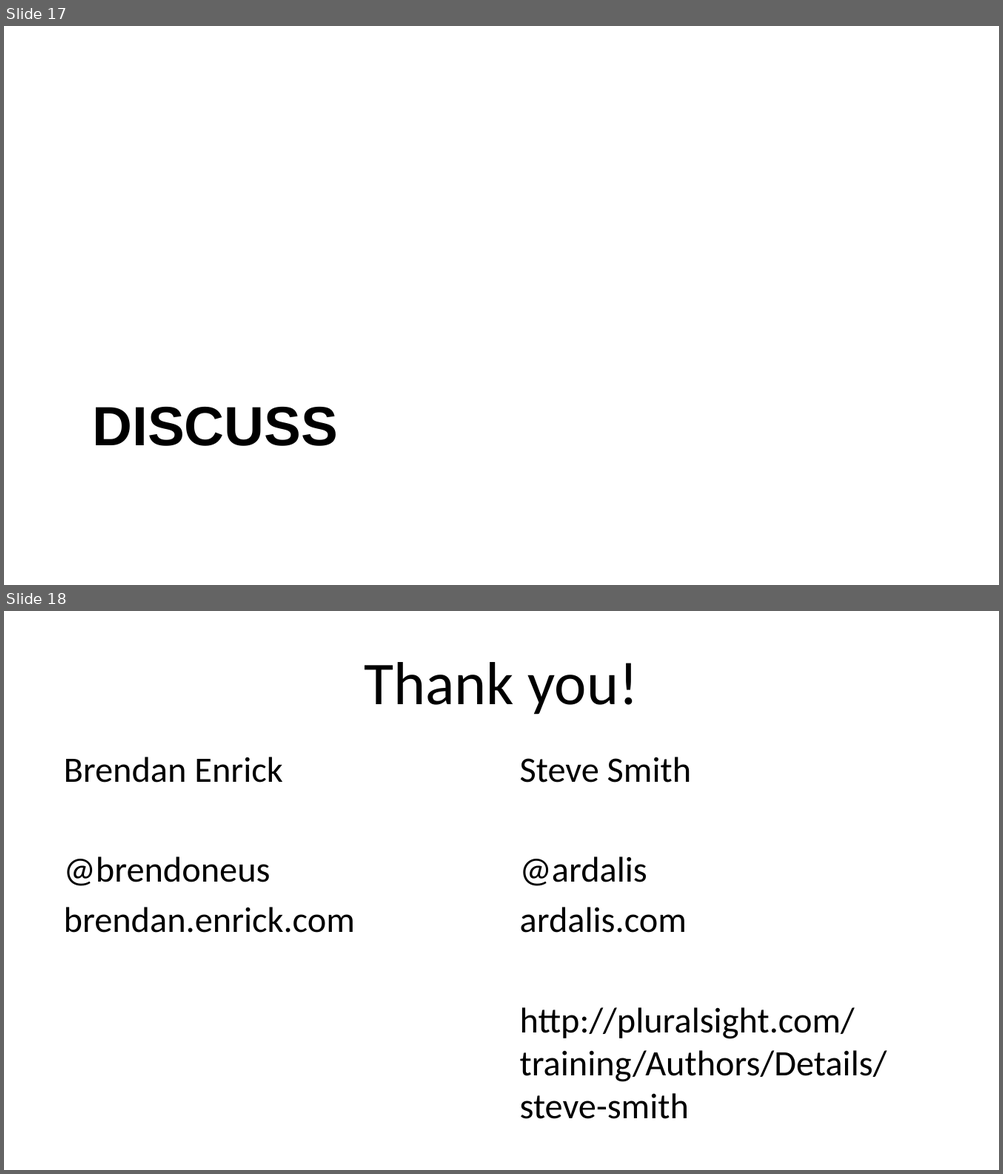
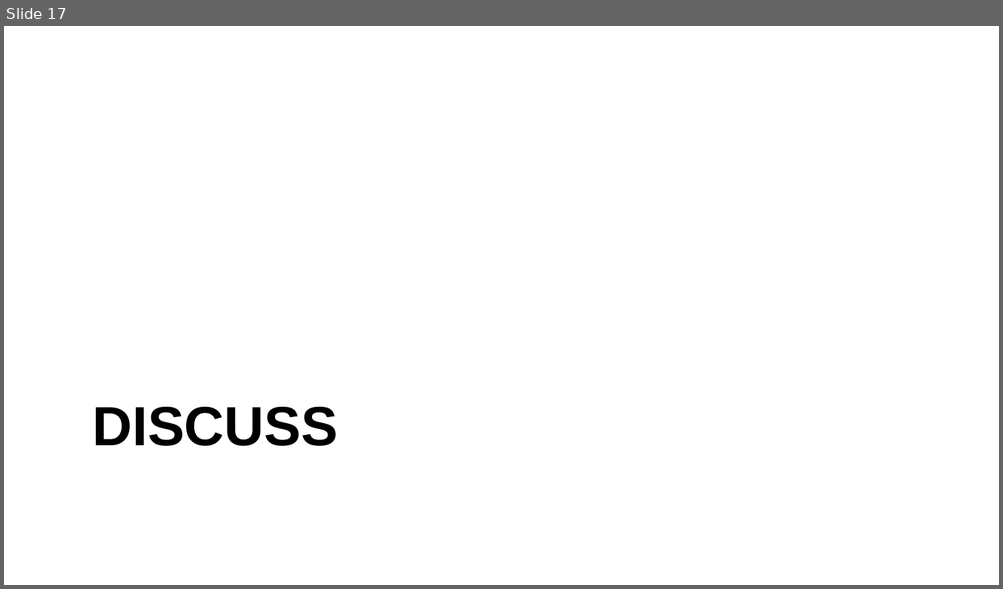
Before and after one commit to HudsonSC/CodeMash-2015-Precompiler-Workshop, a slide deck: 02-Principles.pptx. Shown one above the other, each under a label of ours: slides 17 and 18 before the commit, slide 17 after it. The pictures are 1003x1174 and 1003x589 pixels, drawn with LibreOffice and Linux fonts; fonts in the diff are those of the drawing; background and template pictures are left out. Boxes give left, top, right and bottom in pixels: in the first picture for what was removed or moved away, otherwise in the second. Text is boxed around its words. In the diff, an @@ line names an element or a change of style, - is before the commit and + after.

```diff
--- a/02-Principles.pptx
+++ b/02-Principles.pptx
@@ slide 18 removed at (x1=4, y1=611, x2=999, y2=1170), background #FFFFFF @@
@@ title removed at (x1=364, y1=662, x2=638, y2=715) @@
-Thank you!
@@ text removed at (x1=64, y1=757, x2=355, y2=933) @@
-Brendan Enrick
-@brendoneus
-brendan.enrick.com
@@ text removed at (x1=520, y1=757, x2=887, y2=1119) @@
-Steve Smith
-@ardalis
-ardalis.com
-http://pluralsight.com/training/Authors/Details/steve-smith
```
Also in this commit, not shown: 1 slide changed, 1 other file.
